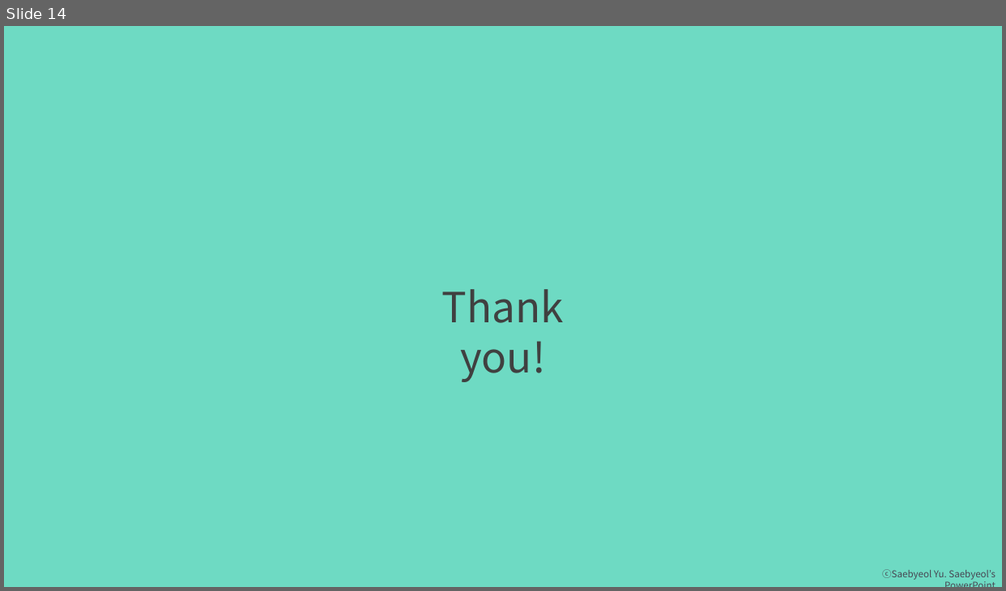
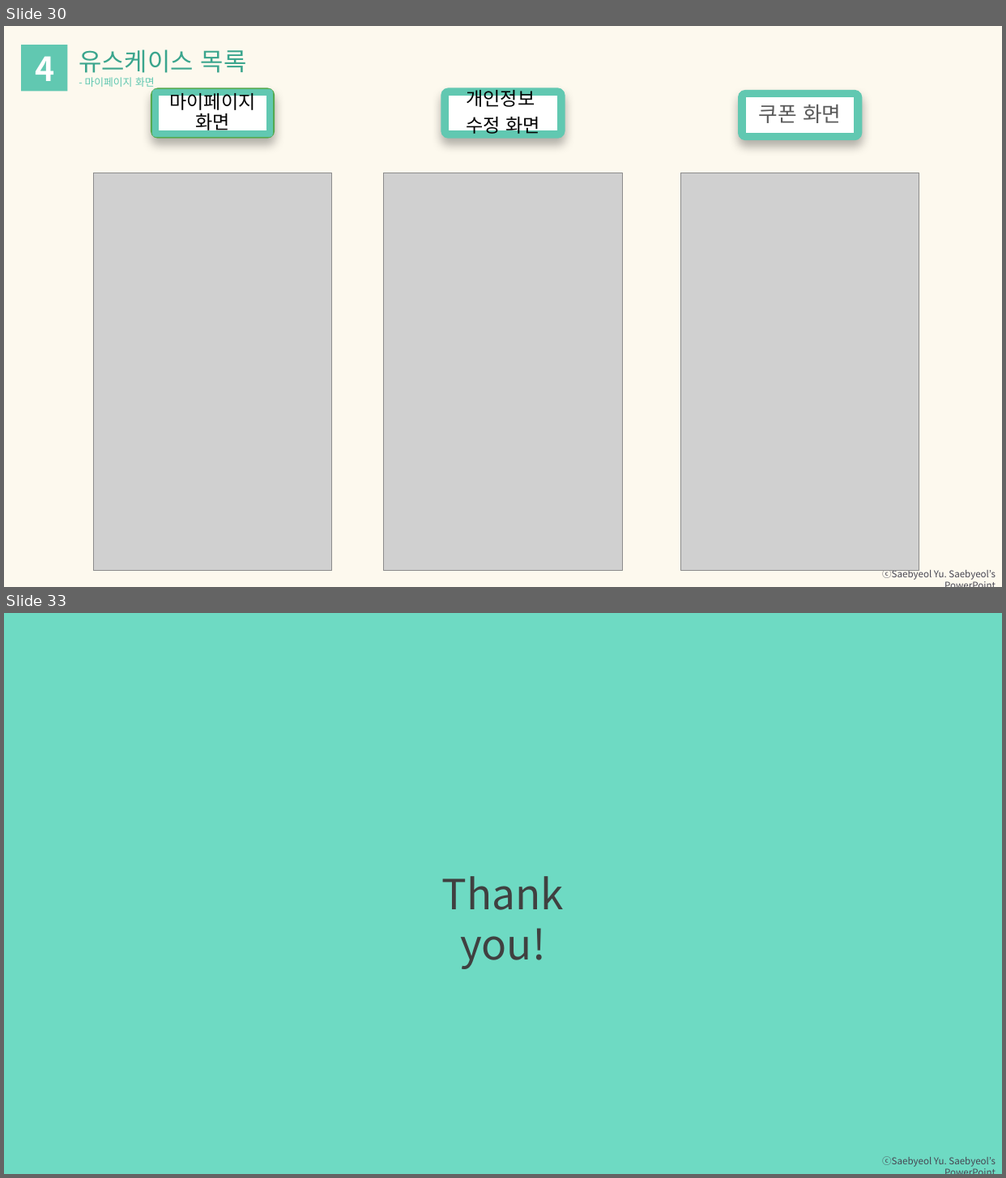
Before and after one commit to hyunmin0317/SoftwareEngineering_Project, a slide deck: 과제/프로젝트 중간보고.pptx. Shown one above the other, each under a label of ours: slide 14 before the commit, slides 30 and 33 after it; the slides between them are not shown. The pictures are 1006x591 and 1006x1178 pixels, drawn with LibreOffice and Linux fonts; fonts in the diff are those of the drawing; grey boxes stand for pictures. Boxes give left, top, right and bottom in pixels: in the first picture for what was removed or moved away, otherwise in the second. Text is boxed around its words. In the diff, an @@ line names an element or a change of style, - is before the commit and + after.

```diff
--- a/과제/프로젝트 중간보고.pptx
+++ b/과제/프로젝트 중간보고.pptx
@@ slide 30 added at <box>4,26,1002,587</box>, background #FDF9EE; not listed: 1 template element that a slide beside it also shows @@
@@ rectangle added at <box>21,45,68,91</box>, fill #61C8B1 @@
@@ text added at <box>79,49,247,78</box>, 24 pt, text #3AA58D @@
+유스케이스 목록
@@ text added at <box>36,56,55,81</box>, 32 pt, text #FFFFFF, bold @@
+4
@@ text added at <box>85,77,155,90</box>, 10 pt, text #61C8B1 @@
+- 마이페이지 화면
@@ rounded rectangle added at <box>154,91,271,135</box>, fill #FFFFFF, outline #54AA51 6 pt @@
@@ rectangle added at <box>155,92,270,135</box>, fill #FFFFFF, outline #61C8B1 6 pt, 18 pt, text #000000 @@
+마이페이지 화면
@@ rounded rectangle added at <box>444,91,562,135</box>, fill #FFFFFF, outline #61C8B1 6 pt @@
@@ rectangle added at <box>445,92,560,135</box>, fill #FFFFFF, outline #61C8B1 6 pt, 18 pt, text #000000 @@
+개인정보
+수정 화면
@@ rounded rectangle added at <box>741,93,859,138</box>, fill #FFFFFF, outline #61C8B1 6 pt @@
@@ rectangle added at <box>743,94,858,136</box>, fill #FFFFFF, outline #61C8B1 6 pt, 20 pt, text #595959 @@
+쿠폰 화면
@@ picture added at <box>93,173,332,571</box> @@
@@ picture added at <box>384,173,622,571</box> @@
@@ picture added at <box>681,173,919,571</box> @@
@@ what was slide 14 is now slide 33 @@
```
Also in this commit, not shown: 7 slides changed, 18 other slides added.
